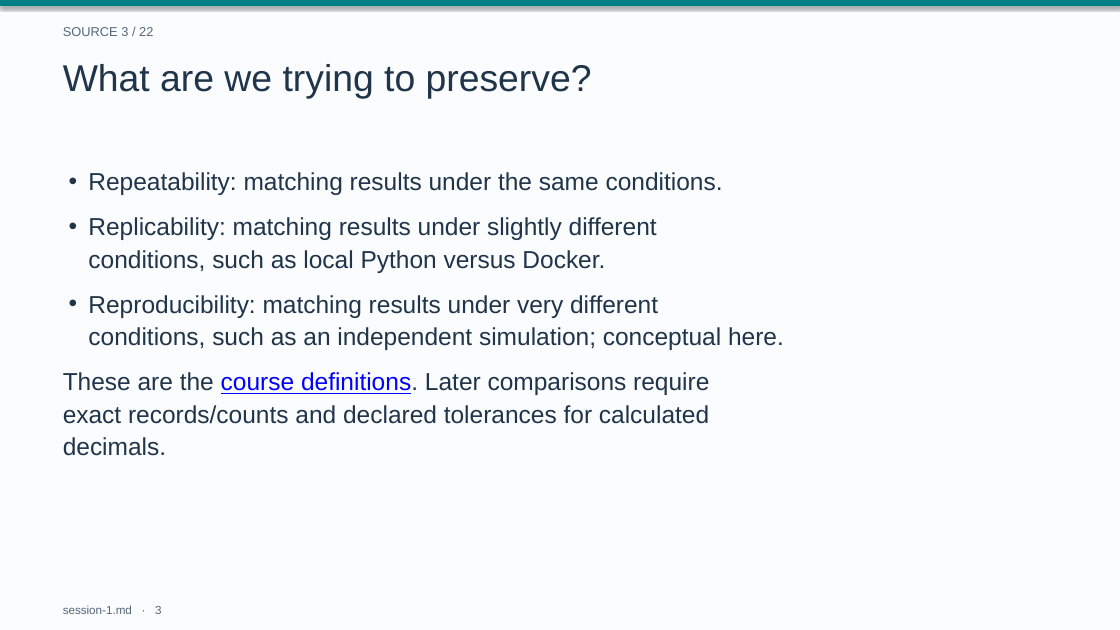
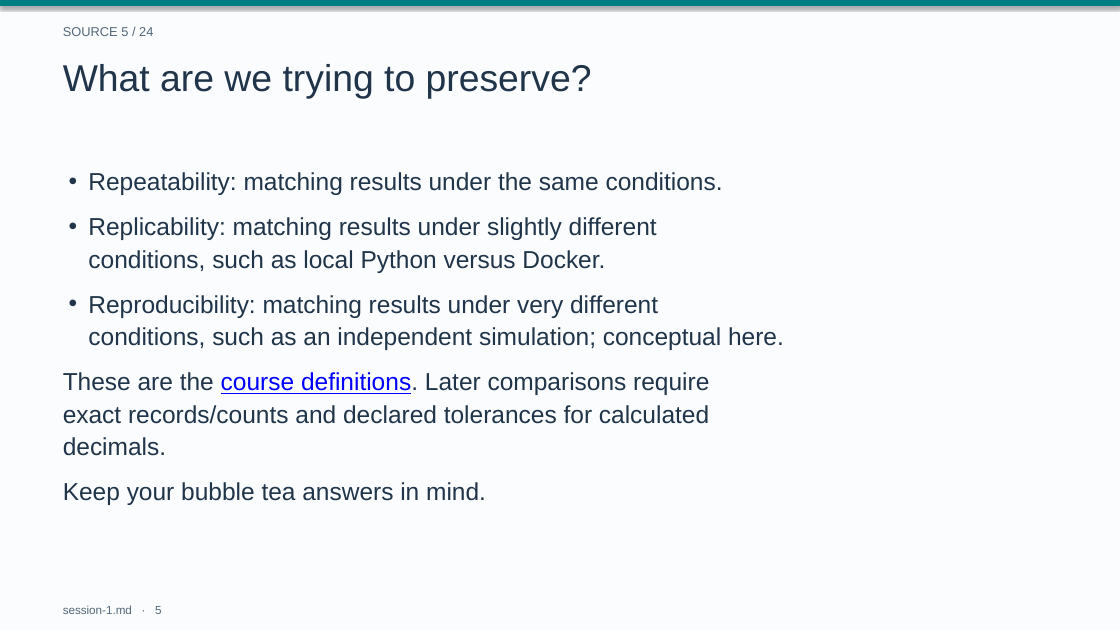
Before and after one commit to drweihungpan-lab/3R-teaching, a slide deck: slide 5 of materials/slides/session-1.pptx (slide 3 before the commit). Drawn at 1120x630 pixels with LibreOffice and Linux fonts; fonts in the diff are those of the drawing. Boxes give left, top, right and bottom in pixels: in the first picture for what was removed or moved away, otherwise in the second. Text is boxed around its words. In the diff, an @@ line names an element or a change of style, - is before the commit and + after.

```diff
--- a/materials/slides/session-1.pptx
+++ b/materials/slides/session-1.pptx
@@ text at (63, 27, 153, 36): text changed @@
-SOURCE 3 / 22
+SOURCE 5 / 24
@@ text added at (63, 482, 486, 505), 21 pt, text #20344A @@
+Keep your bubble tea answers in mind.
@@ text at (63, 605, 161, 614): text changed @@
-session-1.md · 3
+session-1.md · 5
```
Also in this commit, not shown: 30 other slides changed, 2 slides added, 26 other files.
